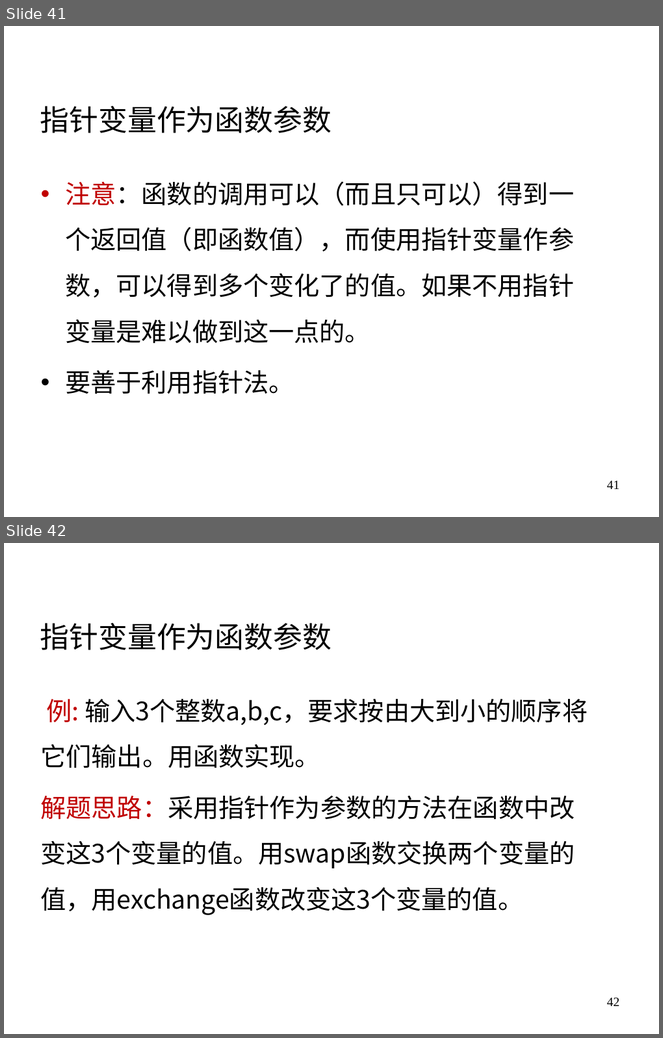
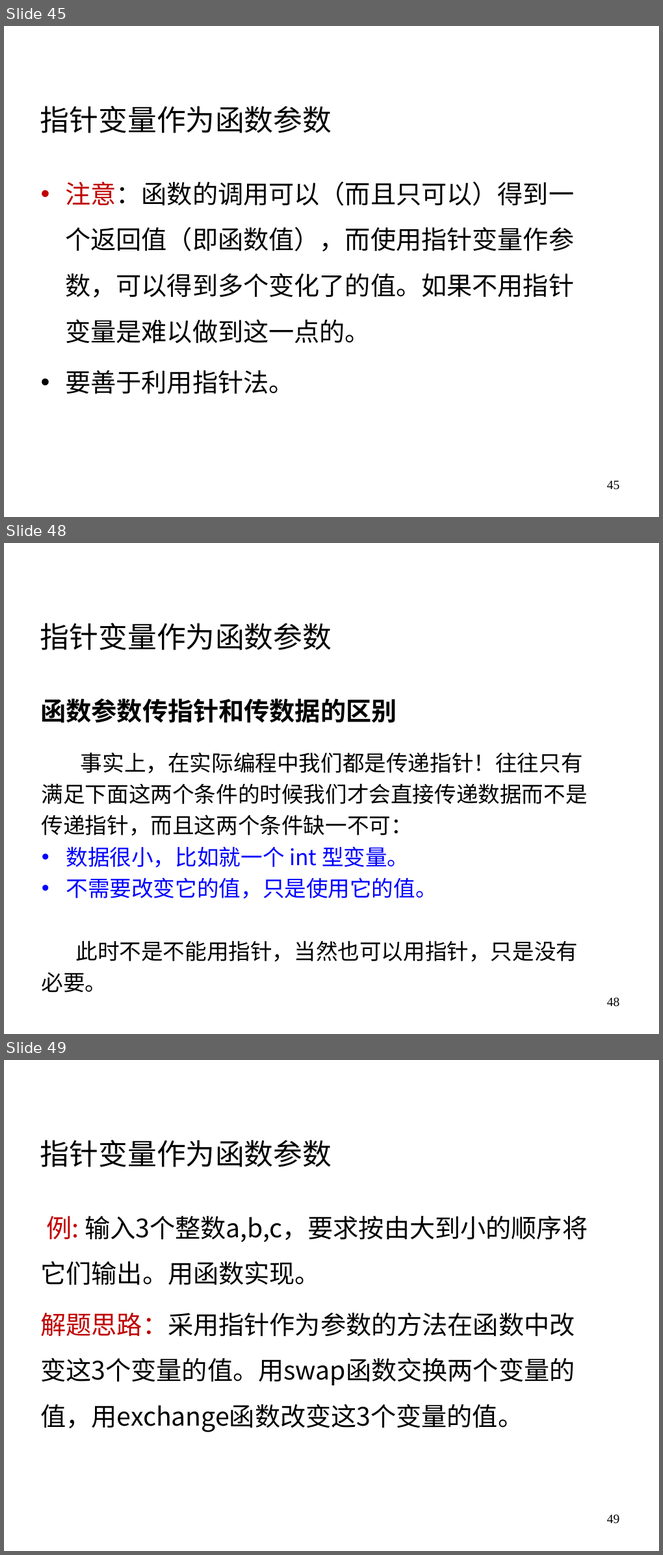
Before and after one commit to rshouc/Advanced-Programming-2018-Autumn, a slide deck: Slides/12 指针（1）.pptx. Shown one above the other, each under a label of ours: slides 41 and 42 before the commit, slides 45, 48 and 49 after it; the slides between them are not shown. The pictures are 663x1038 and 663x1555 pixels, drawn with LibreOffice and Linux fonts; fonts in the diff are those of the drawing; background and template pictures are left out. Boxes give left, top, right and bottom in pixels: in the first picture for what was removed or moved away, otherwise in the second. Text is boxed around its words. In the diff, an @@ line names an element or a change of style, - is before the commit and + after.

```diff
--- a/Slides/12 指针（1）.pptx
+++ b/Slides/12 指针（1）.pptx
@@ slide 48 added at [4, 543, 659, 1034], background picture (left out) @@
@@ text added at [249, 551, 545, 589], 28 pt, text #FFFFFF @@
+高级语言程序设计—指针
@@ text added at [40, 623, 332, 650], 32 pt, text #000000 @@
+指针变量作为函数参数
@@ text added at [41, 698, 397, 723], 28 pt, text #000000, bold @@
+函数参数传指针和传数据的区别
@@ text added at [42, 752, 588, 993], 24 pt, text #000000 @@
+事实上，在实际编程中我们都是传递指针！往往只有满足下面这两个条件的时候我们才会直接传递数据而不是传递指针，而且这两个条件缺一不可：
+• 数据很小，比如就一个 int 型变量。
+• 不需要改变它的值，只是使用它的值。
+此时不是不能用指针，当然也可以用指针，只是没有必要。
@@ page number added at [607, 998, 620, 1007], 14 pt, text #000000 @@
+48
@@ what was slide 41 is now slide 45 @@
@@ page number at [607, 481, 620, 490]: text changed @@
-41
+45
@@ what was slide 42 is now slide 49 @@
@@ page number at [607, 1515, 620, 1524]: text changed @@
-42
+49
```
Also in this commit, not shown: 6 slides changed, 6 other slides added.
